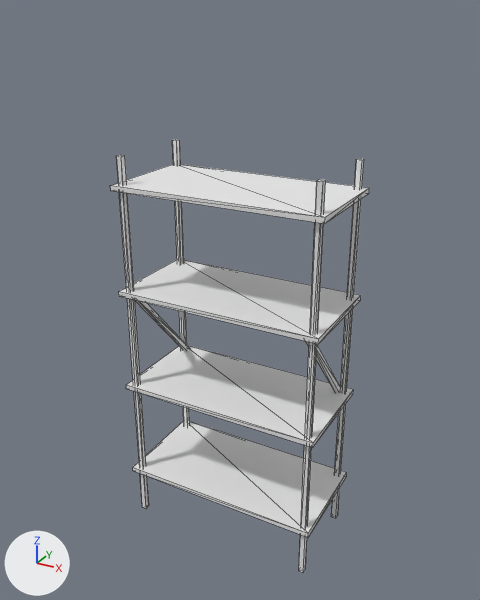
The OBJ model Assets/Assets/Furniture/Shelfs/Standing/IndustrialShelf/IndustrialShelf.obj, before and after one commit.
Before and after are seen from a camera (50 mm lens) standing at (1.094, -1.981, 1.984) and looking at (-0.003, 0.012, 0.987). Arrows for +X, +Y and +Z are at lower left; the lights stay in place. The picture after the commit comes second. Mesh edges are drawn as thin lines. Where no turn or scale is listed for an object, it has been applied to the vertices.

Names of what the first picture shows: 'IndustrialShelf'.
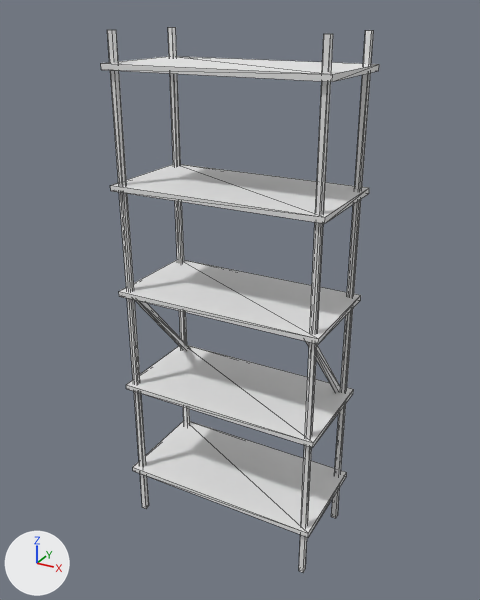
Pixel boxes [x1, y1, x2, y2] of what changed, in the pictures (480 x 600 px; the box of a moved part takes in the faces that stretch with it):
'IndustrialShelf', reshaped (7% wider, 26% taller): before [110, 139, 369, 572]; after [101, 27, 379, 572]
part 1 of me_industrialshelf, added: after [101, 56, 379, 82]
part 2 of me_industrialshelf, moved or reshaped: before [331, 158, 364, 518]; after [331, 30, 374, 518]
part 3 of me_industrialshelf, moved or reshaped: before [299, 179, 326, 572]; after [299, 34, 333, 572]
part 4 of me_industrialshelf, moved or reshaped: before [172, 139, 190, 426]; after [168, 27, 190, 426]
part 5 of me_industrialshelf, moved or reshaped: before [116, 155, 149, 508]; after [107, 30, 149, 508]

Patch to the scene script:
```diff
--- a/Assets/Assets/Furniture/Shelfs/Standing/IndustrialShelf/IndustrialShelf.obj.py
+++ b/Assets/Assets/Furniture/Shelfs/Standing/IndustrialShelf/IndustrialShelf.obj.py
@@ me_industrialshelf @@
 # used by ob_industrialshelf; location = (0.0, 0.0, 0.0)
 # verts and faces of me_industrialshelf; kept vertices keep their numbers, new ones are numbered from 80
 # before: 33 (0.36, 0.16, 1.52) at pixel (356, 159), 35 (0.36, 0.18, 1.52) at pixel (358, 158), 37 (0.38, 0.16, 1.52) at pixel (362, 160), 39 (0.38, 0.18, 1.52) at pixel (364, 159)
 # before: 41 (0.36, -0.18, 1.52) at pixel (316, 180), 43 (0.36, -0.16, 1.52) at pixel (319, 179), 45 (0.38, -0.18, 1.52) at pixel (323, 181), 47 (0.38, -0.16, 1.52) at pixel (325, 180)
 # before: 49 (-0.38, 0.16, 1.52) at pixel (172, 140), 51 (-0.38, 0.18, 1.52) at pixel (175, 139), 53 (-0.36, 0.16, 1.52) at pixel (176, 140), 55 (-0.36, 0.18, 1.52) at pixel (179, 139)
 # before: 57 (-0.38, -0.18, 1.52) at pixel (116, 155), 59 (-0.38, -0.16, 1.52) at pixel (120, 154), 61 (-0.36, -0.18, 1.52) at pixel (121, 156), 63 (-0.36, -0.16, 1.52) at pixel (124, 155)
-me_industrialshelf.from_pydata(...)  # 80 vertices, 112 faces; spans x -0.4..0.4, y -0.2..0.2, z 0.0..1.52
+me_industrialshelf.from_pydata(...)  # 88 vertices, 124 faces; spans x -0.4..0.4, y -0.2..0.2, z 0.0..1.92
+# me_industrialshelf part 1: a new loose piece, a box spanning x -0.4..0.4, y -0.2..0.2, z 1.8..1.82, in mat_64x64grid (white #e7e7e7)
+# me_industrialshelf part 2
+for i in [33, 35, 37, 39]: verts[i] += (0.0, 0.0, 0.4)
+# me_industrialshelf part 3
+for i in [41, 43, 45, 47]: verts[i] += (0.0, 0.0, 0.4)
+# me_industrialshelf part 4
+for i in [49, 51, 53, 55]: verts[i] += (0.0, 0.0, 0.4)
+# me_industrialshelf part 5
+for i in [57, 59, 61, 63]: verts[i] += (0.0, 0.0, 0.4)
 me_industrialshelf.materials.append(mat_64x64grid)
```
